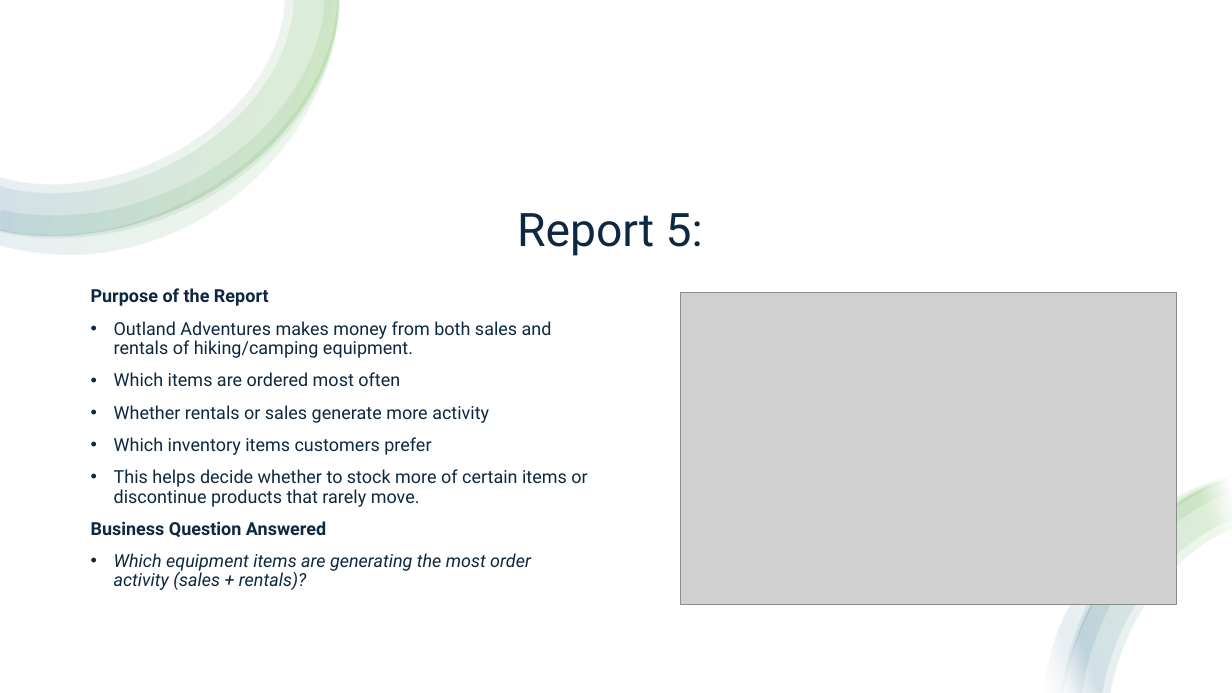
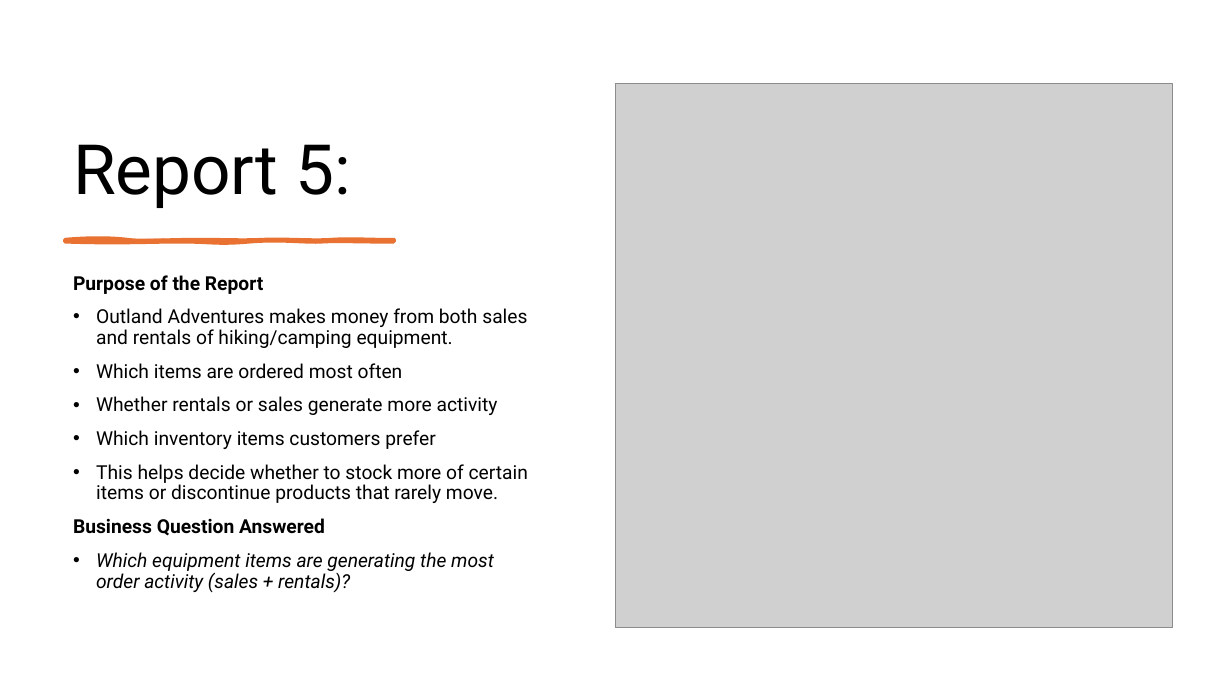
Before and after one commit to Panda-Alex21687/Green-Group, a slide deck: slide 11 of Milestone 4/Green Group Milestone 4.pptx. Drawn at 1232x693 pixels with LibreOffice and Linux fonts; fonts in the diff are those of the drawing; grey boxes stand for pictures. Boxes give left, top, right and bottom in pixels: in the first picture for what was removed or moved away, otherwise in the second. Text is boxed around its words. In the diff, an @@ line names an element or a change of style, - is before the commit and + after.

Commit message:
Added new Reports to Powerpoint and ERD

```diff
--- a/Milestone 4/Green Group Milestone 4.pptx
+++ b/Milestone 4/Green Group Milestone 4.pptx
@@ rectangle removed at (0,0,1232,693) @@
@@ group removed at (0,0,340,255): 4 freeform shapes @@
@@ title "Report 5:": place and size @@
-title "Report 5:" at (517,213,703,256)
+title "Report 5:" at (73,144,352,208)
@@ title "Report 5:" at (73,144,352,208): size 36 to 54 pt, text colour #0E2841 to #000000; alignment centre to left @@
@@ picture: place and size @@
-picture at (681,293,1177,605)
+picture at (616,83,1173,628)
@@ text "Purpose of the Report": place and size @@
-text "Purpose of the Report" at (91,288,587,590)
+text "Purpose of the Report" at (73,275,528,592)
@@ text "Purpose of the Report" at (73,275,528,592): size 14 to 15 pt, text colour #0E2841 to #000000; vertical alignment middle to top @@
@@ freeform shape added at (65,240,394,242), fill #E97132, outline #E97132 3 pt @@
@@ group removed at (1044,476,1232,693): 4 freeform shapes @@
```
Also in this commit, not shown: 5 other slides changed, 7 other files.
